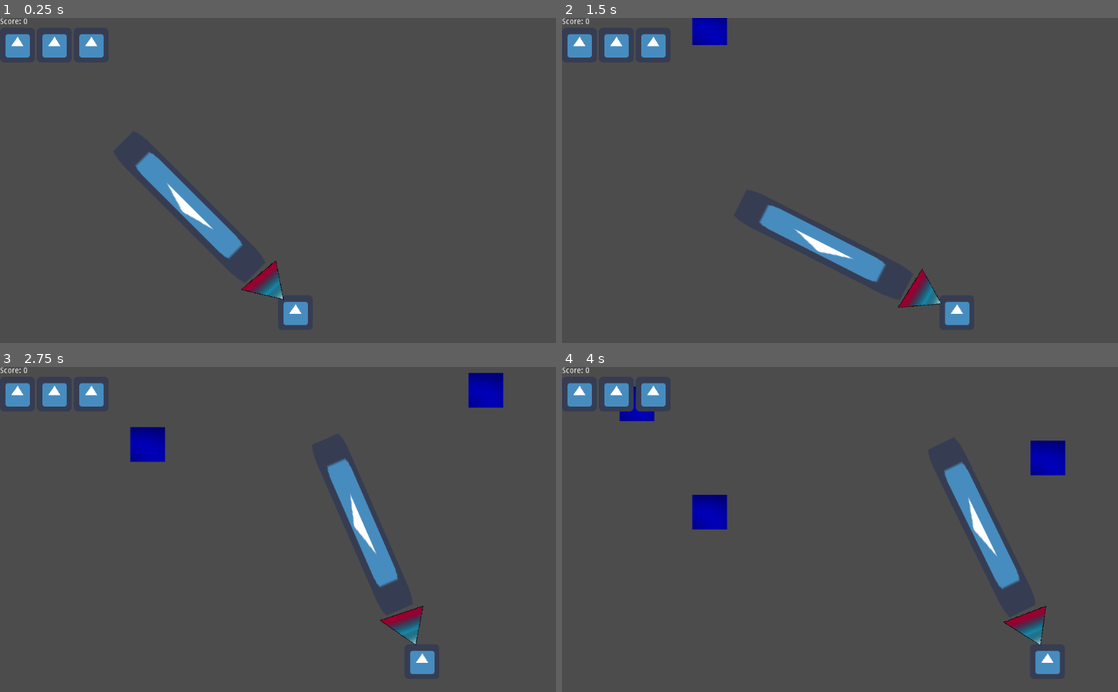
Above: before the commit, frames 1-4 (two rows, left to right).
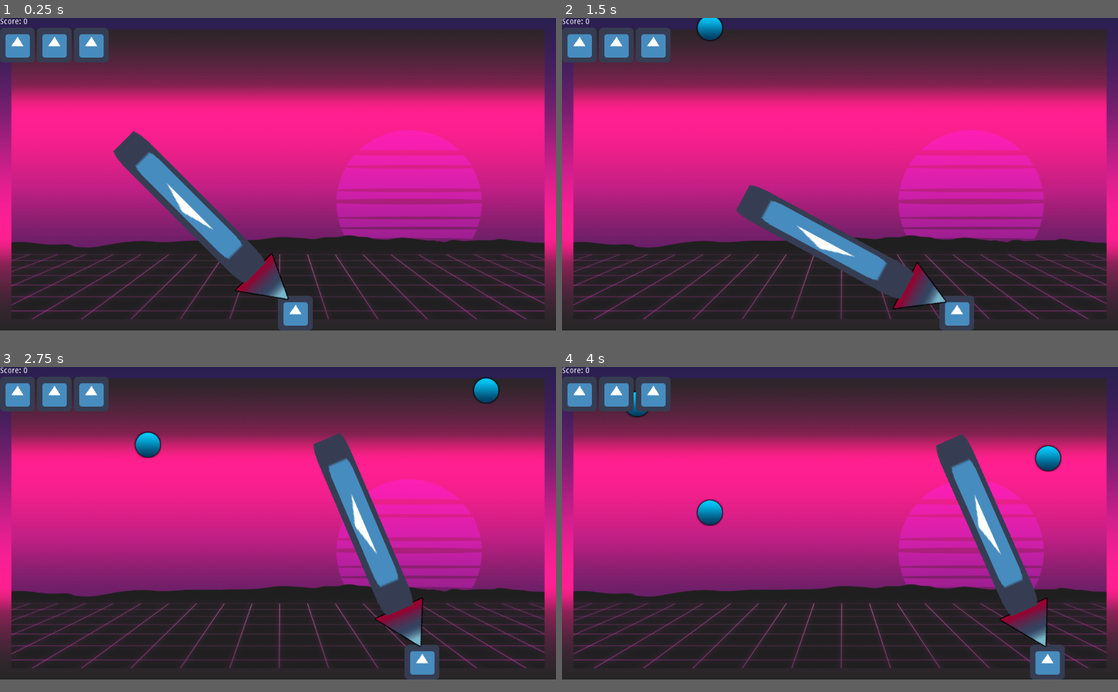
Above: after the commit, the same moments.

Repository: Koumarin/vacuum
Game: Godot game, scene res://scn/main.tscn
Two runs of this game, one before a commit and one after it. Both use one fixed random seed, a clock stepped at 60 frames per second and the inputs below. The engine's default icon, where the game draws it, is replaced by a stand-in: a white triangle on a blue panel in a dark square.
Inputs (mouse positions are in pixels of both pictures, inside the frame that each line leads up to):
- Up to frame 1 (0.25 s): no input
- Up to frame 2 (1.5 s): tap Enter at 0.5 s; move the mouse to (962, 164) at 0.52 s; press the mouse at (962, 164) at 0.53 s; hold D (move-right) 0.53-1.28 s; move the mouse to (728, 196) at 1.27 s; release the mouse at (728, 196) at 1.28 s; hold A (move-left) from 1.28 s (still down); click (728, 196) at 1.35 s
- Up to frame 3 (2.75 s): move the mouse to (333, 458) at 2.02 s; release A (move-left) at 2.03 s; press the mouse at (333, 458) at 2.03 s; hold D (move-right) from 2.03 s (still down)
- Up to frame 4 (4 s): move the mouse to (812, 594) at 2.77 s; release the mouse at (812, 594) at 2.78 s; click (812, 594) at 2.85 s; move the mouse to (1006, 578) at 3.52 s; release D (move-right) at 3.53 s; press the mouse at (1006, 578) at 3.53 s; hold A (move-left) from 3.53 s (still down)
In our replay, the window is 800x468 before the commit and 800x450 after it. These sizes can differ from the game's own. Grey fills any space a smaller window leaves; there, only what the larger window draws over its background counts as a difference.

The runs differ from the first frame. In frame 1, 90% of the frame differs, in the area x 0-100%, y 0-97%; in frame 2, 91%; in frame 3, 90%; in frame 4, 91%.

Commit message:
add different sprites and background

Diff:
--- a/project.godot
+++ b/project.godot
@@ -13,6 +13,10 @@
 config/name="vacuum"
 run/main_scene="res://scn/main.tscn"
 config/icon="res://icon.png"
+
+[display]
+
+window/size/height=576
 
 [gui]
 
--- a/scn/item.tscn
+++ b/scn/item.tscn
@@ -1,4 +1,8 @@
-[gd_scene load_steps=5 format=2]
+[gd_scene load_steps=6 format=2]
+
+[ext_resource path="res://dat/item_2.png" type="Texture" id=1]
+[ext_resource path="res://dat/item_1.png" type="Texture" id=2]
+[ext_resource path="res://dat/bomb.png" type="Texture" id=3]
 
 [sub_resource type="GDScript" id=2]
 script/source = "extends KinematicBody2D
@@ -9,8 +13,10 @@
 
 var target = null
 
-onready var collider := $CollisionShape2D
-onready var sprite   := $Sprite
+onready var collider   := $CollisionShape2D
+onready var sprite     := $Sprite
+onready var bigsprite  := $BigSprite
+onready var bombsprite := $BombSprite
 
 const SUCTION_FORCE = 20000
 #const SUCTION_DISTANCE = 100
@@ -21,15 +27,13 @@
 
 	if r < 10:
 		score = -1
+		bombsprite.visible = true
 	elif r < 20:
 		score = 100
+		bigsprite.visible = true
 	else:
 		score = 10
-
-	match score:
-		-1:  sprite.modulate = Color(1, 0, 0)
-		10:  sprite.modulate = Color(0, 0, 1)
-		100: sprite.modulate = Color(0, 1, 0)
+		sprite.visible = true
 
 func _physics_process(dt: float) -> void:
 	var delta = get_process_delta_time()
@@ -64,13 +68,6 @@
 [sub_resource type="RectangleShape2D" id=1]
 extents = Vector2( 32, 32 )
 
-[sub_resource type="OpenSimplexNoise" id=3]
-
-[sub_resource type="NoiseTexture" id=4]
-width = 32
-height = 32
-noise = SubResource( 3 )
-
 [node name="Item" type="KinematicBody2D"]
 collision_layer = 4
 collision_mask = 0
@@ -80,6 +77,14 @@
 shape = SubResource( 1 )
 
 [node name="Sprite" type="Sprite" parent="."]
+visible = false
 position = Vector2( -9.53674e-07, 9.53674e-07 )
-scale = Vector2( 2, 2 )
-texture = SubResource( 4 )
+texture = ExtResource( 1 )
+
+[node name="BigSprite" type="Sprite" parent="."]
+visible = false
+texture = ExtResource( 2 )
+
+[node name="BombSprite" type="Sprite" parent="."]
+visible = false
+texture = ExtResource( 3 )
--- a/scn/main.tscn
+++ b/scn/main.tscn
@@ -1,9 +1,10 @@
-[gd_scene load_steps=13 format=2]
+[gd_scene load_steps=14 format=2]
 
 [ext_resource path="res://icon.png" type="Texture" id=1]
 [ext_resource path="res://scn/item.tscn" type="PackedScene" id=2]
-[ext_resource path="res://dat/pixil-frame-0.png" type="Texture" id=3]
+[ext_resource path="res://dat/t1.png" type="Texture" id=3]
 [ext_resource path="res://scn/life.tscn" type="PackedScene" id=4]
+[ext_resource path="res://dat/bc.png" type="Texture" id=5]
 
 [sub_resource type="GDScript" id=1]
 script/source = "extends KinematicBody2D
@@ -127,6 +128,12 @@
 
 [node name="Main" type="Node"]
 
+[node name="TextureRect" type="TextureRect" parent="."]
+anchor_right = 1.0
+anchor_bottom = 1.0
+mouse_filter = 2
+texture = ExtResource( 5 )
+
 [node name="Player" type="KinematicBody2D" parent="."]
 unique_name_in_owner = true
 position = Vector2( 544, 544 )
Binary file added: dat/bc.png
Not shown, added: dat/bc.png.import
Binary file added: dat/bomb.png
Not shown, added: dat/bomb.png.import
Binary file added: dat/item_1.png
Not shown, added: dat/item_1.png.import
Binary file added: dat/item_2.png
Not shown, added: dat/item_2.png.import
Binary file added: dat/t1.png
Not shown, added: dat/t1.png.import
Binary file added: dat/t3.png
Not shown, added: dat/t3.png.import
